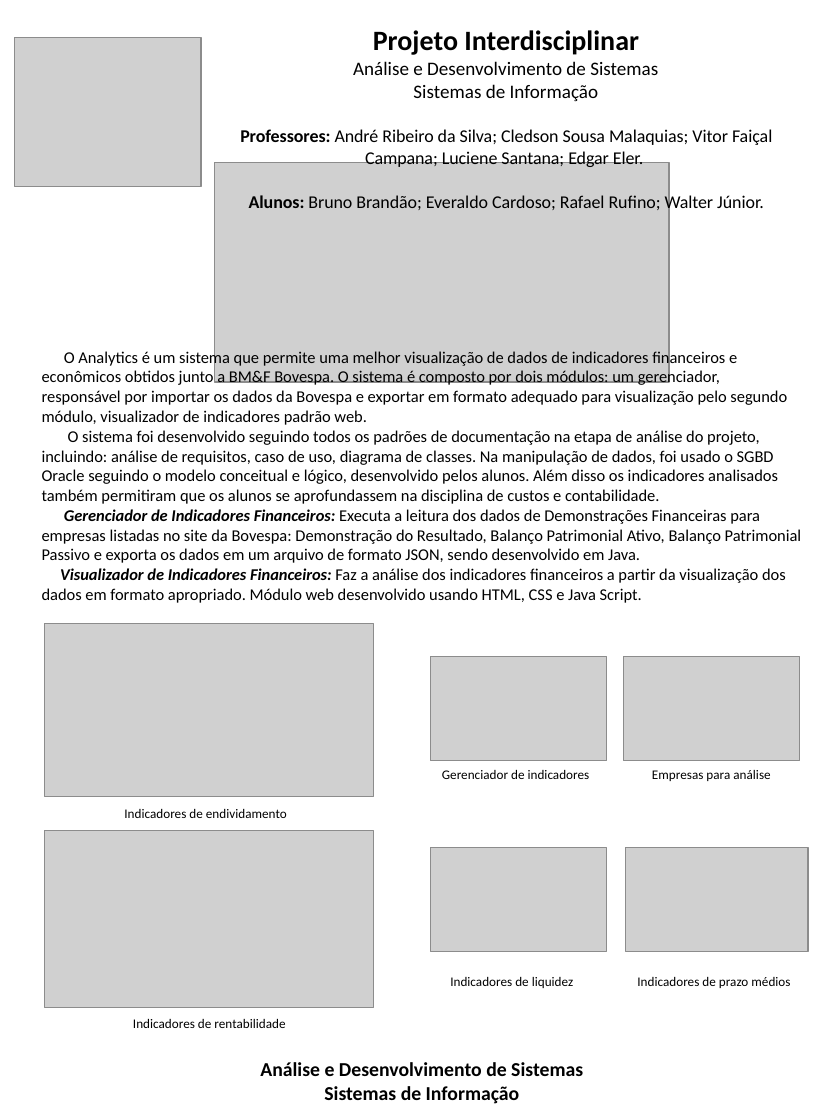
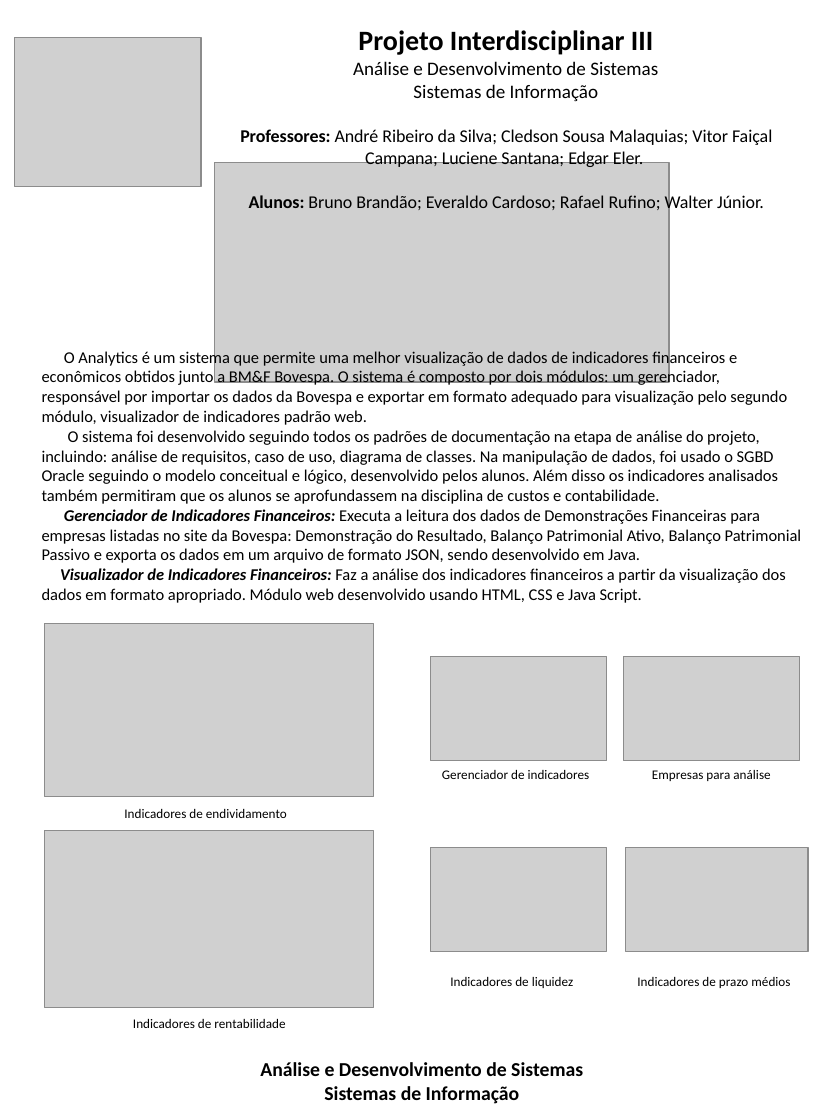
Before and after one commit to diogodc/InvistaJa, a slide deck: slide 1 of Documentos/Banner/Projeto Interdisciplinar - Modelo Poster_print.pptx. Drawn at 840x1120 pixels with LibreOffice and Linux fonts; fonts in the diff are those of the drawing; grey boxes stand for pictures. Boxes give left, top, right and bottom in pixels: in the first picture for what was removed or moved away, otherwise in the second. Text is boxed around its words. In the diff, an @@ line names an element or a change of style, - is before the commit and + after.

```diff
--- a/Documentos/Banner/Projeto Interdisciplinar - Modelo Poster_print.pptx
+++ b/Documentos/Banner/Projeto Interdisciplinar - Modelo Poster_print.pptx
@@ text at box(358, 30, 653, 55): text changed @@
-Projeto Interdisciplinar
+Projeto Interdisciplinar III
```
Also in this commit, not shown: 2 other files.
